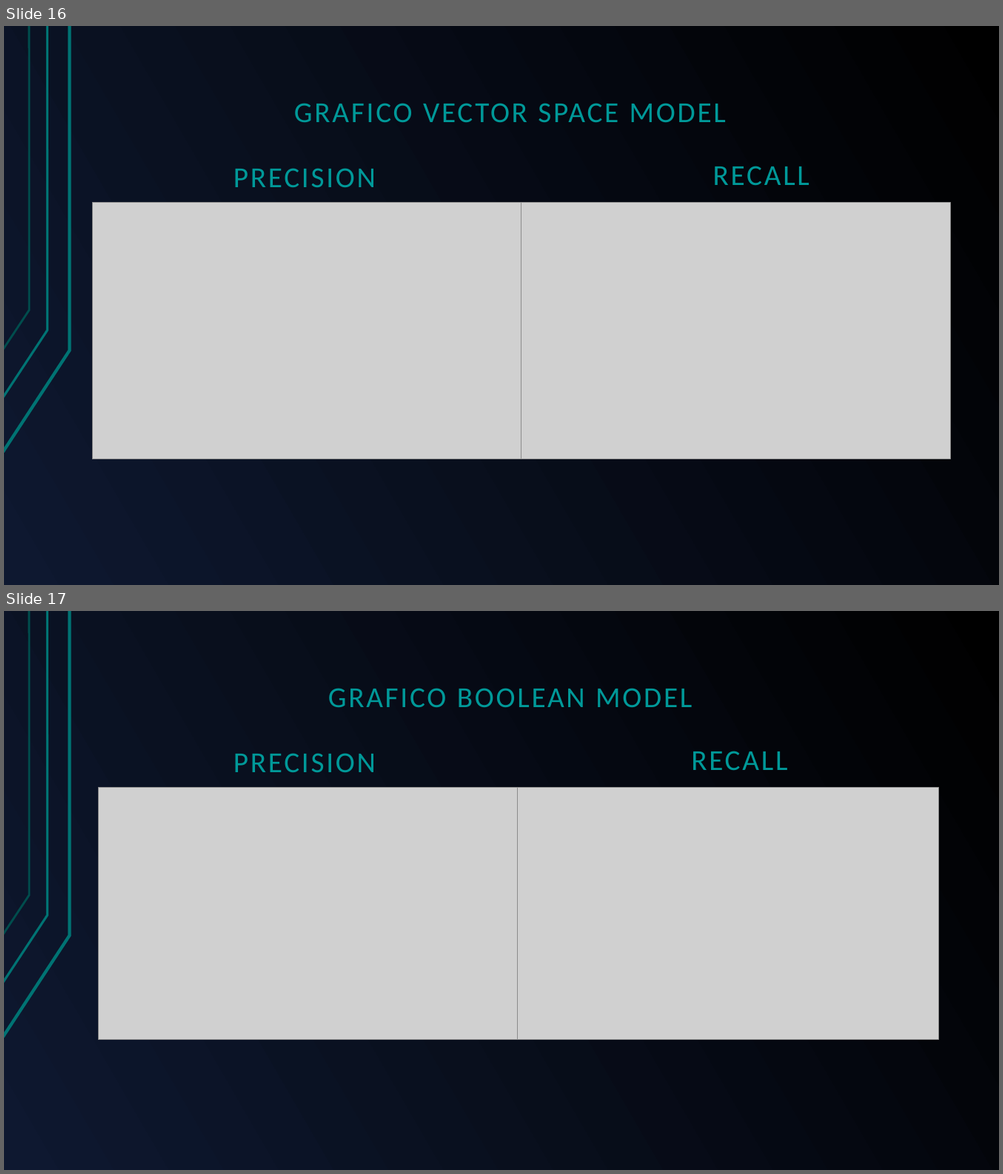
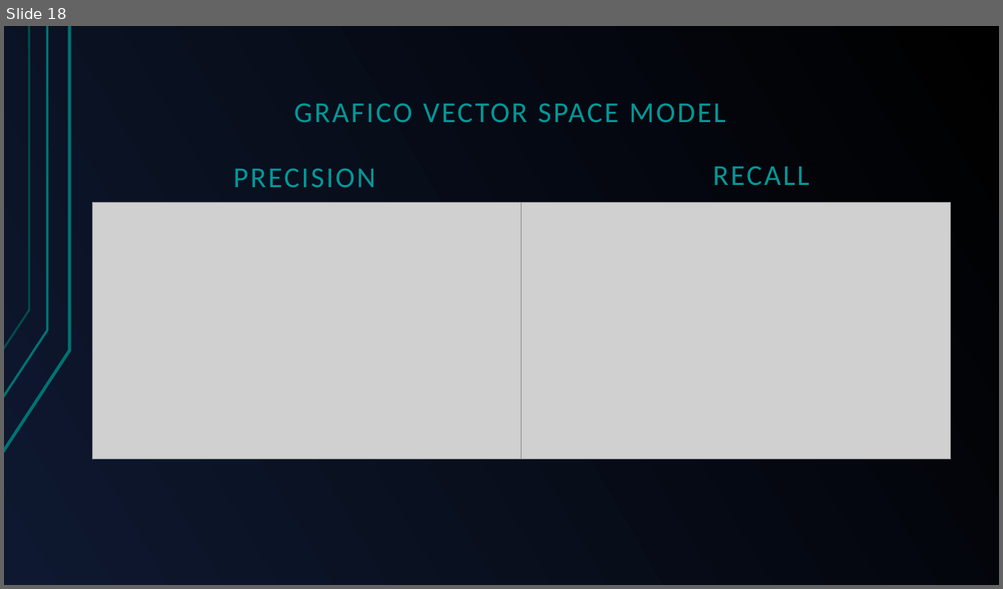
Before and after one commit to GreRagu/ProgettoGavi, a slide deck: Hegregio.odp. Shown one above the other, each under a label of ours: slides 16 and 17 before the commit, slide 18 after it. The pictures are 1003x1174 and 1003x589 pixels, drawn with LibreOffice and Linux fonts; fonts in the diff are those of the drawing; grey boxes stand for pictures. Boxes give left, top, right and bottom in pixels: in the first picture for what was removed or moved away, otherwise in the second. Text is boxed around its words. In the diff, an @@ line names an element or a change of style, - is before the commit and + after.

```diff
--- a/Hegregio.odp
+++ b/Hegregio.odp
@@ slide 17 removed at (4, 611, 999, 1170), background gradient #000000 to #0E1830; not listed: 3 template elements that a slide beside it also shows @@
@@ text removed at (328, 688, 691, 707) @@
-GRAFICO BOOLEAN MODEL
@@ text removed at (233, 753, 375, 772) @@
-PRECISION
@@ text removed at (691, 751, 787, 770) @@
-RECALL
@@ picture removed at (98, 788, 518, 1040) @@
@@ picture removed at (518, 787, 938, 1040) @@
@@ what was slide 16 is now slide 18 @@
```
Also in this commit, not shown: 5 slides changed, 3 slides added, 3 other slides removed, 1 other file.
